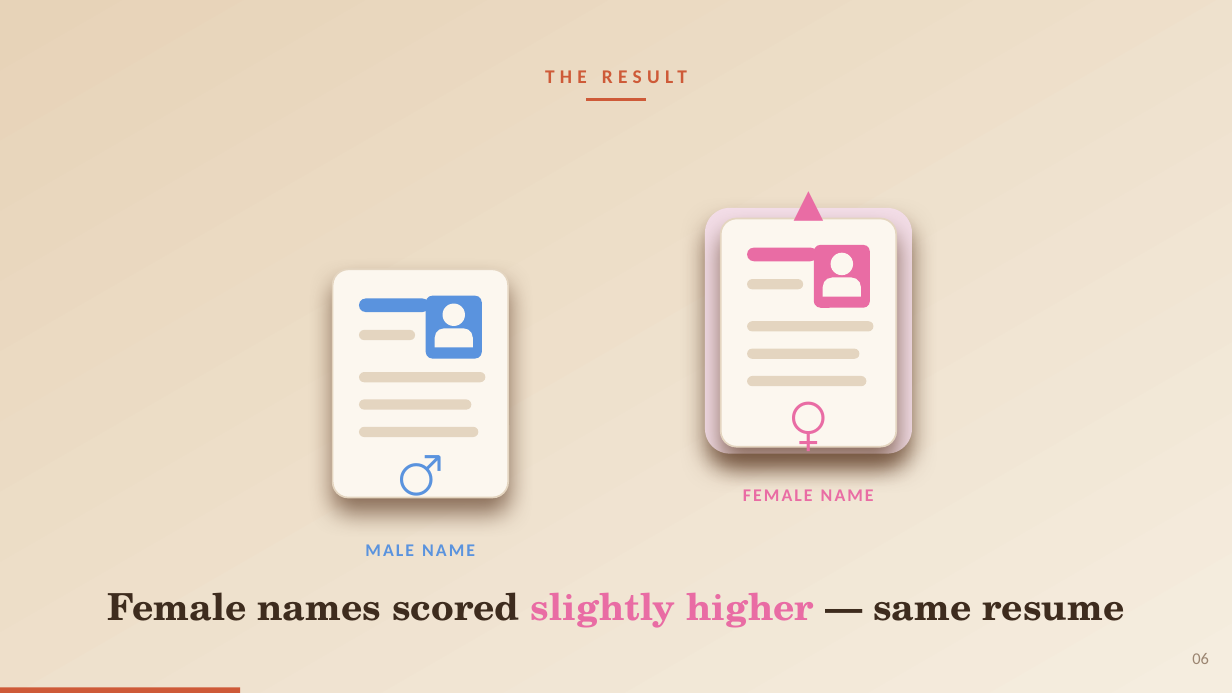
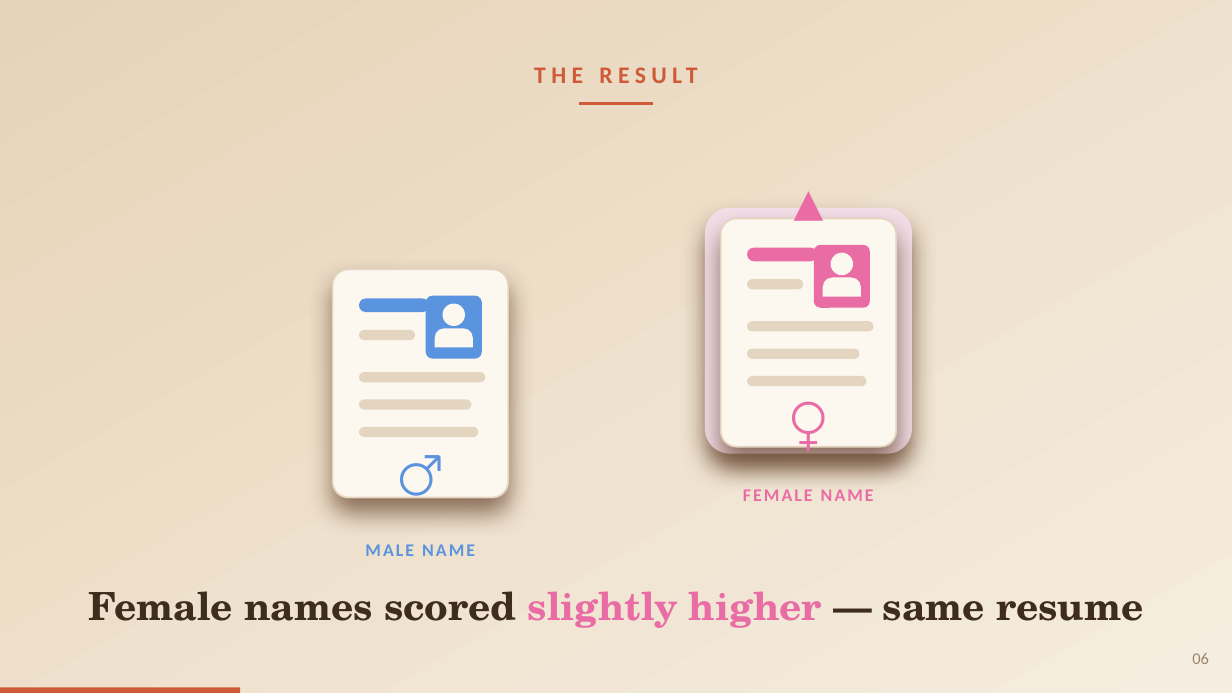
Before and after one commit to pwagle16/visual_communication, a slide deck: slide 6 of presentation/gender_bias_llm_hiring.pptx. Drawn at 1232x693 pixels with LibreOffice and Linux fonts; fonts in the diff are those of the drawing. Boxes give left, top, right and bottom in pixels: in the first picture for what was removed or moved away, otherwise in the second. Text is boxed around its words. In the diff, an @@ line names an element or a change of style, - is before the commit and + after.

```diff
--- a/presentation/gender_bias_llm_hiring.pptx
+++ b/presentation/gender_bias_llm_hiring.pptx
@@ text "THE RESULT" at box(247, 54, 986, 94): size 15.1 to 18.6 pt @@
@@ elbow line moved from (587, 100) - (646, 100) to (579, 104) - (653, 104) @@
@@ elbow line (579, 104) - (653, 104): stroke #CE5A38 2.2 pt to #CE5A38 2.4 pt @@
@@ text "Female names scored slightly higher ...": place and size @@
-text "Female names scored slightly higher ..." at box(107, 592, 1124, 628)
+text "Female names scored slightly higher ..." at box(88, 591, 1143, 628)
@@ text "Female names scored slightly higher ..." at box(88, 591, 1143, 628): size 29 to 30.1 pt @@
```
Also in this commit, not shown: 9 other slides changed, 1 other file.
